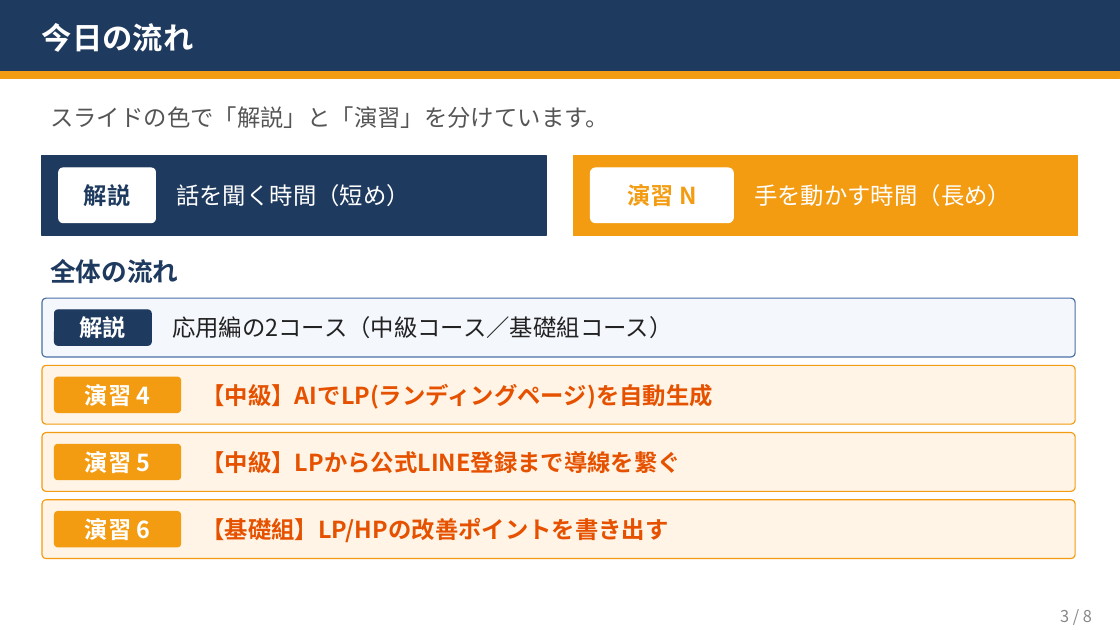
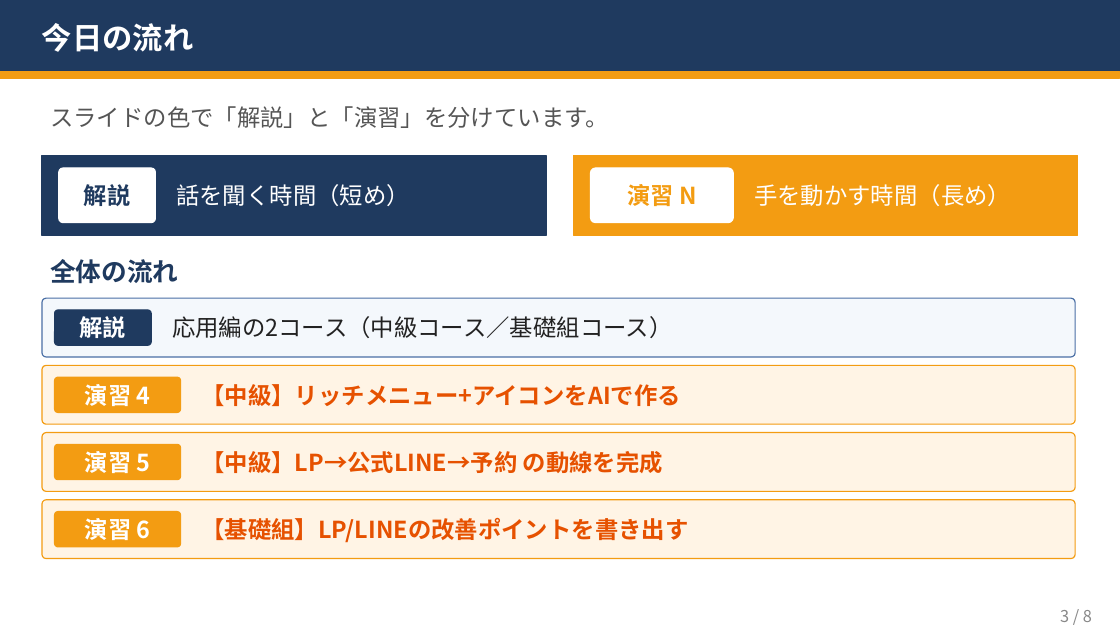
Before and after one commit to kana-story-321/github.io, a slide deck: slide 3 of pptx_sessions_8_22/第9回_応用編_講師用.pptx. Drawn at 1120x630 pixels with LibreOffice and Linux fonts; fonts in the diff are those of the drawing. Boxes give left, top, right and bottom in pixels: in the first picture for what was removed or moved away, otherwise in the second. Text is boxed around its words. In the diff, an @@ line names an element or a change of style, - is before the commit and + after.

```diff
--- a/pptx_sessions_8_22/第9回_応用編_講師用.pptx
+++ b/pptx_sessions_8_22/第9回_応用編_講師用.pptx
@@ text at bbox=[201, 384, 680, 406]: text changed @@
-【中級】AIでLP(ランディングページ)を自動生成
+【中級】リッチメニュー+アイコンをAIで作る
@@ text at bbox=[201, 451, 663, 473]: text changed @@
-【中級】LPから公式LINE登録まで導線を繋ぐ
+【中級】LP→公式LINE→予約 の動線を完成
@@ text at bbox=[201, 518, 688, 543]: text changed @@
-【基礎組】LP/HPの改善ポイントを書き出す
+【基礎組】LP/LINEの改善ポイントを書き出す
```
Also in this commit, not shown: 7 other slides changed, 58 other files.
